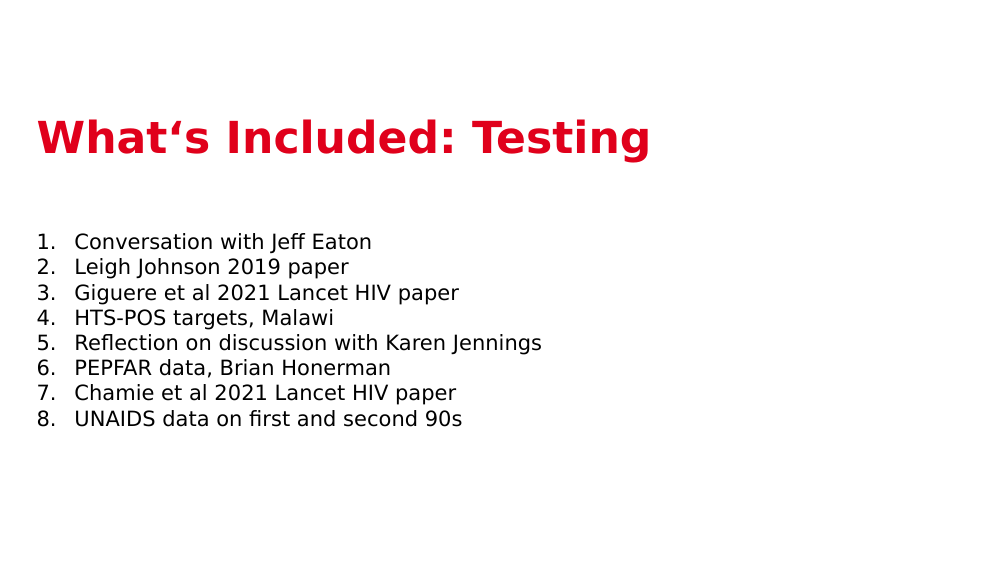
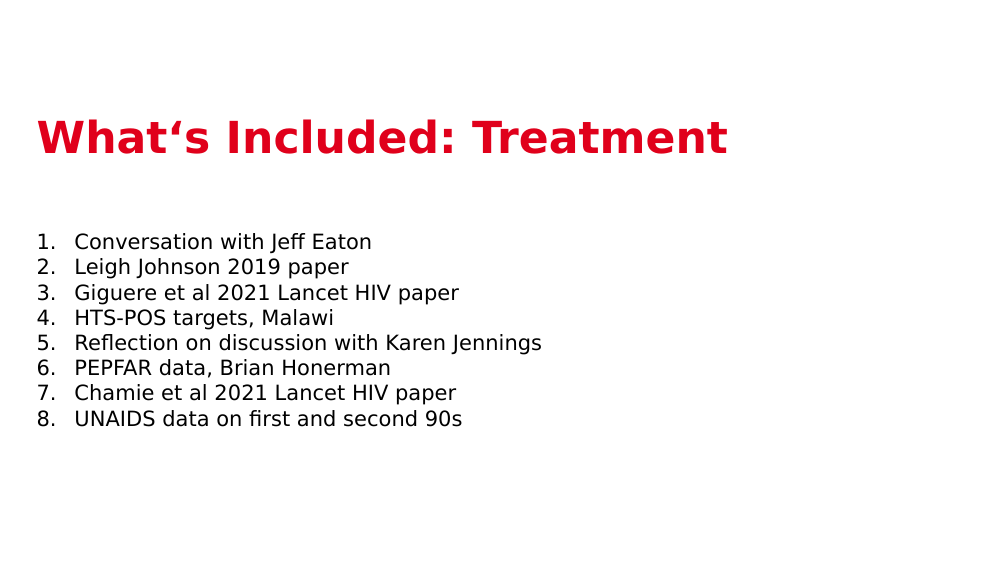
Before and after one commit to adenooy2/HIV_prioritization_tool, a slide deck: slide 7 of outputs/presentations/HIV Prioritization Tool MVP.pptx (slide 5 before the commit). Drawn at 1008x567 pixels with LibreOffice and Linux fonts; fonts in the diff are those of the drawing; background and template pictures are left out. Boxes give left, top, right and bottom in pixels: in the first picture for what was removed or moved away, otherwise in the second. Text is boxed around its words. In the diff, an @@ line names an element or a change of style, - is before the commit and + after.

```diff
--- a/outputs/presentations/HIV Prioritization Tool MVP.pptx
+++ b/outputs/presentations/HIV Prioritization Tool MVP.pptx
@@ title at bbox=[37, 119, 728, 154]: text changed @@
-What‘s Included: Testing
+What‘s Included: Treatment
```
Also in this commit, not shown: 2 other slides changed, 3 slides added, 1 slide removed, 1 other file.
